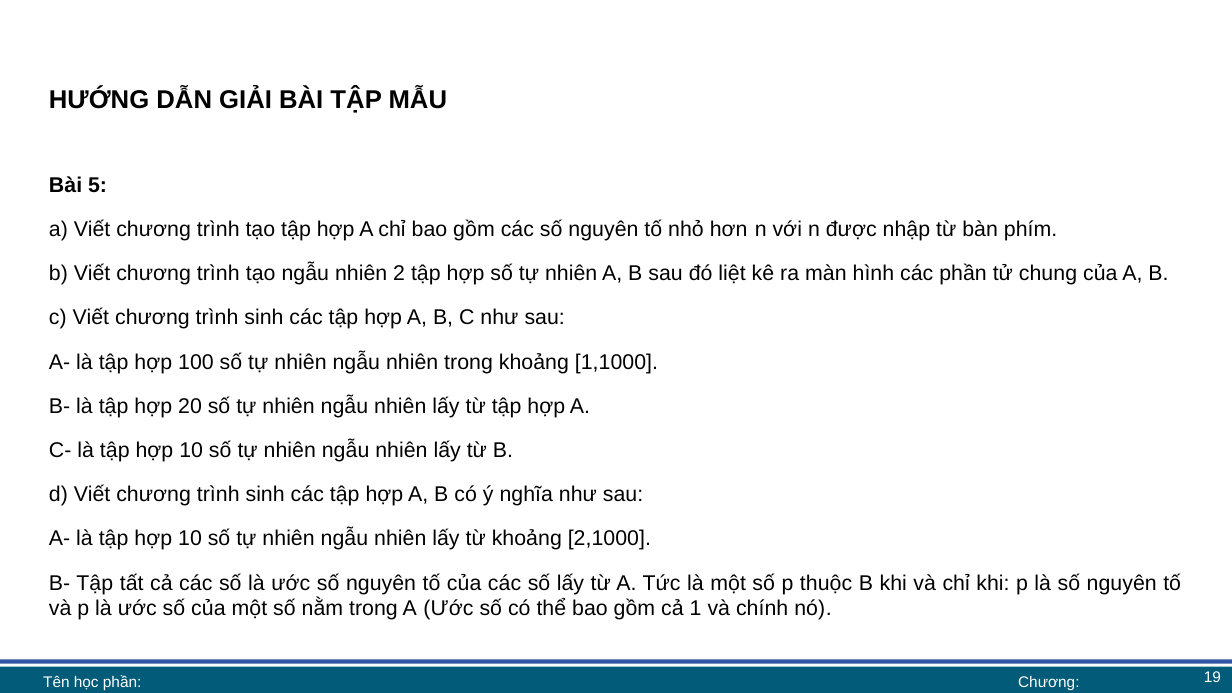
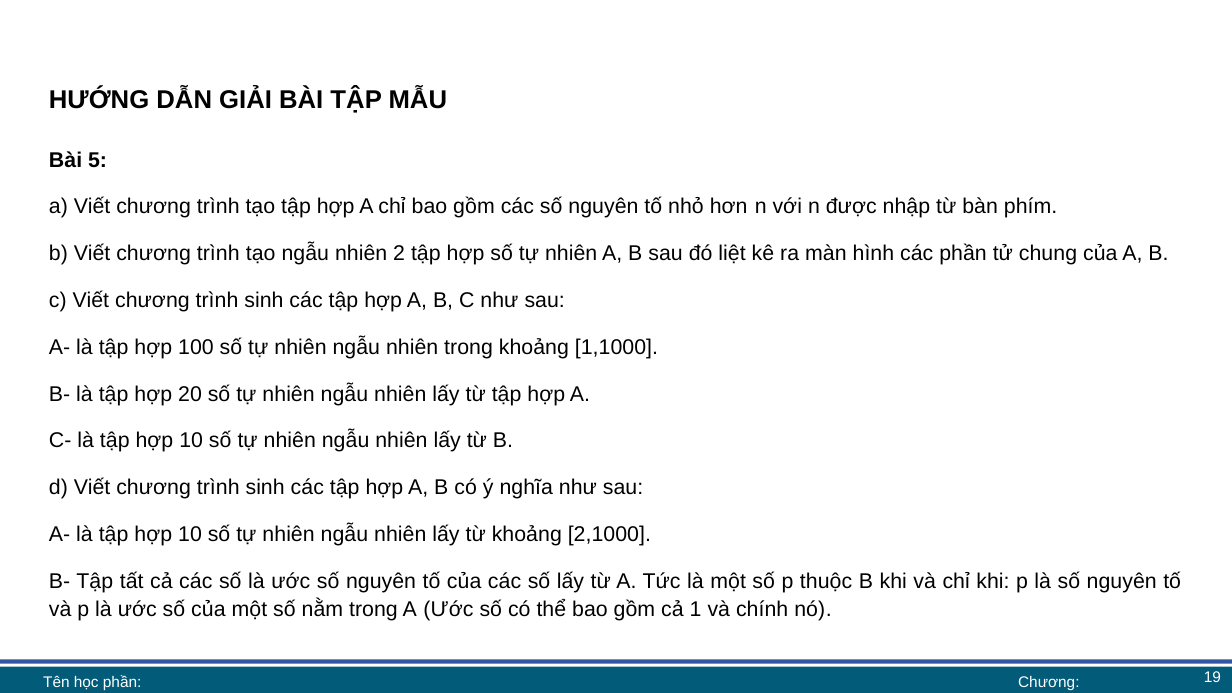
Before and after one commit to lhaaaaa/17A2-Ca-chieu, a slide deck: slide 19 of Lab 6 + 7/Lab 7 bài giảng.pptx. Drawn at 1232x693 pixels with LibreOffice and Linux fonts; fonts in the diff are those of the drawing; background and template pictures are left out. Boxes give left, top, right and bottom in pixels: in the first picture for what was removed or moved away, otherwise in the second. Text is boxed around its words. In the diff, an @@ line names an element or a change of style, - is before the commit and + after.

```diff
--- a/Lab 6 + 7/Lab 7 bài giảng.pptx
+++ b/Lab 6 + 7/Lab 7 bài giảng.pptx
@@ text "Bài 5:": place and size @@
-text "Bài 5:" at bbox=[49, 176, 1181, 620]
+text "Bài 5:" at bbox=[49, 151, 1181, 621]
@@ text "Bài 5:" at bbox=[49, 151, 1181, 621]: line spacing 1 to 1.1 @@
```
Also in this commit, not shown: 2 other slides changed, 3 other files.
